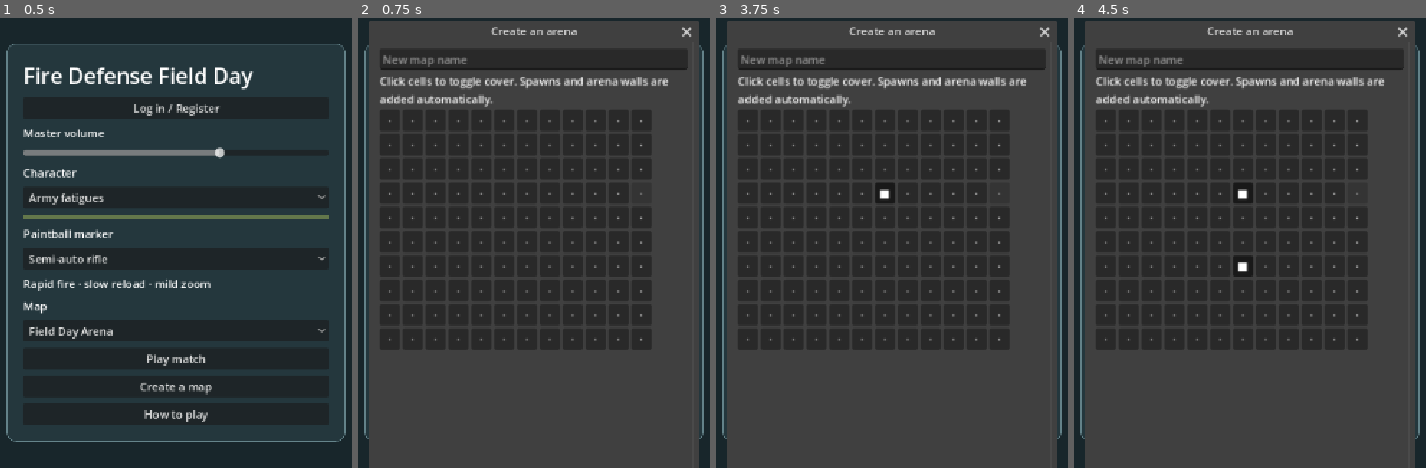
Above: before the commit, frames 1-4 (left to right).
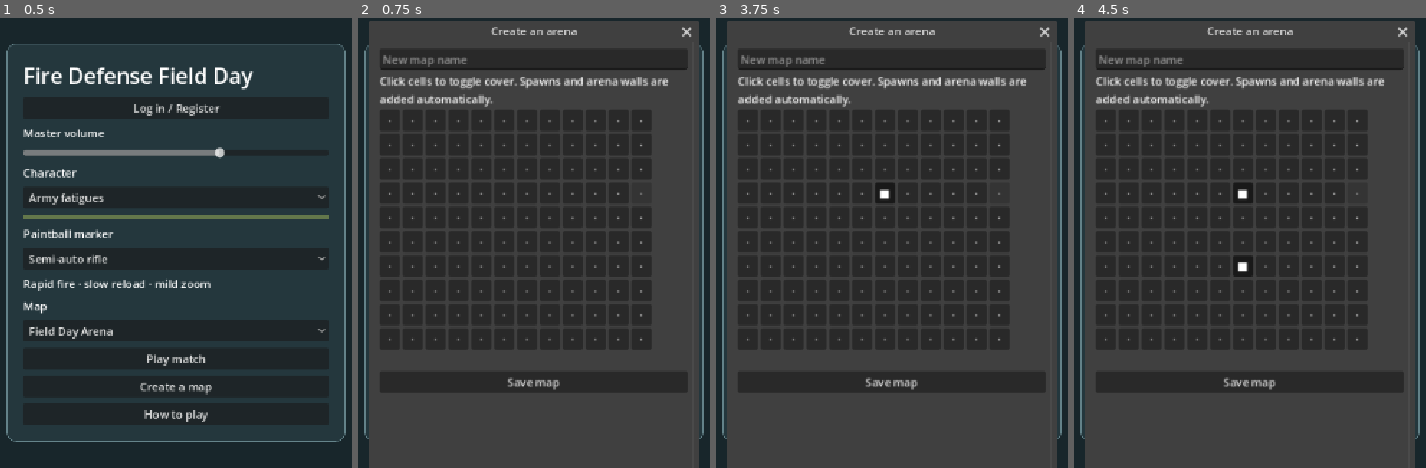
Above: after the commit, the same moments.

Repository: 302stang86/fdfd
Game: Godot game, scene res://menu.tscn
The game is run twice, just before and just after one commit, with the same random seed, the same clock (stepped at 60 frames per second) and the same inputs.
Inputs:
- Up to frame 1 (0.5 s): no input
- Up to frame 2 (0.75 s): click "Create a map" at 0.5 s
- Up to frame 3 (3.75 s): click "Play match" at 1.25 s; click "Play match" at 2 s; click "Log in / Register" at 2.75 s; click "Army fatigues" at 3.5 s
- Up to frame 4 (4.5 s): click "Semi-auto rifle" at 4.25 s

Frame 1 is identical in both runs. In frame 2, 0.2% of the frame differs, in the area x 42-58%, y 80-83%; in frame 3, 0.2%; in frame 4, 0.2%.

Commit message:
Keep map saving visible below the editor grid

Diff:
--- a/menu.gd
+++ b/menu.gd
@@ -150,7 +150,7 @@
 	drafting = {}
 	var dialog := AcceptDialog.new()
 	dialog.title = "Create an arena"
-	dialog.ok_button_text = "Save map"
+	dialog.get_ok_button().hide()
 	dialog.exclusive = true
 	dialog.close_requested.connect(dialog.queue_free)
 	dialog.dialog_hide_on_ok = false
@@ -187,7 +187,11 @@
 			grid.add_child(tile)
 	editor_status = Label.new()
 	form.add_child(editor_status)
-	dialog.confirmed.connect(func(): save_map(dialog))
+	var save := Button.new()
+	save.text = "Save map"
+	save.pressed.connect(func(): save_map(dialog))
+	form.add_child(save)
+	map_name.text_submitted.connect(func(_value: String): save_map(dialog))
 	add_child(dialog)
 	dialog.popup_centered(Vector2i(460, 405))
 
